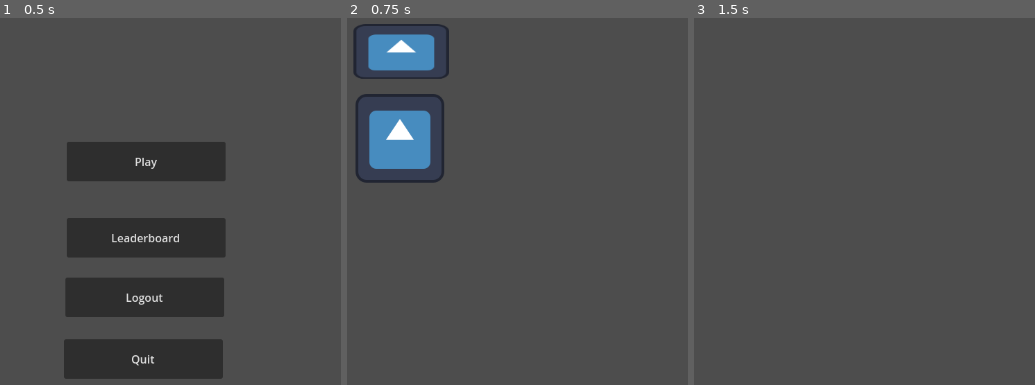
Above: before the commit, frames 1-3 (left to right).
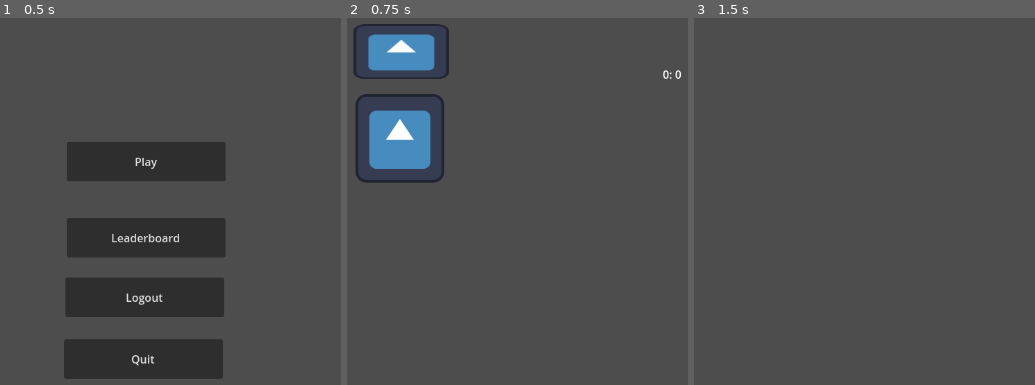
Above: after the commit, the same moments.

Repository: ThyGram/Eksamensprojekt-DDU
Game: Godot game, scene res://main_menu.tscn
Same seed, same stepped clock (60 frames per second), same inputs: the game is played once before the commit and once after it. The engine's default icon, where the game draws it, is replaced by a stand-in: a white triangle on a blue panel in a dark square.
Inputs:
- Up to frame 1 (0.5 s): no input
- Up to frame 2 (0.75 s): click "Play" at 0.5 s
- Up to frame 3 (1.5 s): tap Enter (ui_accept) at 1.25 s; hold D (Right) from 1.28 s (still down)

Frame 1 is identical in both runs. In frame 2, less than 0.1% of the frame differs, in the area x 92-98%, y 14-17%; in frame 3, nothing differs.

Commit message:
Global timer

Diff:
--- a/GodotGame/Player.gd
+++ b/GodotGame/Player.gd
@@ -1,5 +1,4 @@
 extends CharacterBody2D
-
 
 const SPEED : int = 300
 var in_computerRange : bool = false
--- /dev/null
+++ b/GodotGame/main_game_bedroom.gd
@@ -0,0 +1,18 @@
+extends Node2D
+
+var GameWatch : int
+
+# Called when the node enters the scene tree for the first time.
+func _ready():
+	storage.GameTimer.timeout.connect(_on_gametimer_timeout)
+
+func _on_gametimer_timeout():
+	print("!#!WADWAD")
+	GameWatch += 1
+
+	if GameWatch == 420:
+		print("DAY DONE")
+
+# Called every frame. 'delta' is the elapsed time since the previous frame.
+func _process(delta):
+	$GameTimer.text = str(int(GameWatch/60)) + ": " + str(GameWatch % 60)
--- a/GodotGame/main_game_bedroom.tscn
+++ b/GodotGame/main_game_bedroom.tscn
@@ -1,5 +1,6 @@
-[gd_scene load_steps=5 format=3 uid="uid://bl0kwce2fdxm3"]
+[gd_scene load_steps=6 format=3 uid="uid://bl0kwce2fdxm3"]
 
+[ext_resource type="Script" path="res://main_game_bedroom.gd" id="1_cps6x"]
 [ext_resource type="Script" path="res://Player.gd" id="1_un6wh"]
 [ext_resource type="Texture2D" uid="uid://c3sw1px41oine" path="res://icon.svg" id="2_v3xi1"]
 
@@ -10,6 +11,7 @@
 size = Vector2(133, 73)
 
 [node name="MainGame_Bedroom" type="Node2D"]
+script = ExtResource("1_cps6x")
 
 [node name="Player" type="CharacterBody2D" parent="."]
 script = ExtResource("1_un6wh")
@@ -45,5 +47,11 @@
 position = Vector2(409.5, 52.5)
 shape = SubResource("RectangleShape2D_72d7h")
 
+[node name="GameTimer" type="Label" parent="."]
+offset_left = 784.0
+offset_top = 74.0
+offset_right = 910.0
+offset_bottom = 126.0
+
 [connection signal="body_entered" from="CollisionShape2D/Node2D/Area2D" to="Player" method="_on_area_2d_body_entered"]
 [connection signal="body_exited" from="CollisionShape2D/Node2D/Area2D" to="Player" method="_on_area_2d_body_exited"]
--- a/GodotGame/main_menu.gd
+++ b/GodotGame/main_menu.gd
@@ -13,6 +13,7 @@
 
 func _on_play_pressed():
 	storage.GameStarted = true
+	storage.DayStarted = true
 	get_tree().change_scene_to_file("res://main_game_bedroom.tscn")
 
 
--- a/GodotGame/main_menu.tscn
+++ b/GodotGame/main_menu.tscn
@@ -8,6 +8,7 @@
 script = ExtResource("1_pqr06")
 
 [node name="Play" type="Button" parent="."]
+layout_mode = 0
 offset_left = 425.0
 offset_top = 183.0
 offset_right = 654.0
@@ -15,6 +16,7 @@
 text = "Play"
 
 [node name="Leaderboard" type="Button" parent="."]
+layout_mode = 0
 offset_left = 425.0
 offset_top = 293.0
 offset_right = 654.0
@@ -22,6 +24,7 @@
 text = "Leaderboard"
 
 [node name="Logout" type="Button" parent="."]
+layout_mode = 0
 offset_left = 423.0
 offset_top = 379.0
 offset_right = 652.0
@@ -30,6 +33,7 @@
 "
 
 [node name="Quit" type="Button" parent="."]
+layout_mode = 0
 offset_left = 421.0
 offset_top = 468.0
 offset_right = 650.0
--- a/GodotGame/single_ton.gd
+++ b/GodotGame/single_ton.gd
@@ -6,6 +6,11 @@
 var GameStarted : bool = false
 var TimerStarted : bool = false
 var rng = RandomNumberGenerator.new()
+var GameTimerStarted : bool = false
+var DayStarted : bool = false
+var GameWatch : int
+
+var GameTimer = Timer.new()
 
 # First variable is money invested, and second is news boost or not
 var Stocks : Dictionary = {
@@ -17,34 +22,37 @@
 	"InvestedInHCØ" : [0, null]
 	}
 
-var NewsBoost : String
-var NewsKill : String
-
 func _ready():
 	DisplayUsername = storage.DisplayUsername
 	Money = storage.Money
 	Highscore = storage.Highscore
 	GameStarted = storage.GameStarted
 	TimerStarted = storage.TimerStarted
+	DayStarted = storage.DayStarted
+	GameTimerStarted = storage.GameTimerStarted
+	GameWatch = storage.GameWatch
+	GameTimer = storage.GameTimer
 
 	# Stocks
 	Stocks = storage.Stocks
 
+	print("GameSTART")
+	add_child(GameTimer)
+	GameTimer.autostart = true
+	GameTimer.start(1)
 
 func _process(delta):
 	if (GameStarted and !TimerStarted):
 		print("START")
 		var timer = Timer.new()
 		add_child(timer)
-		timer.wait_time = 60
 		timer.autostart = true
 		timer.timeout.connect(_on_timer_timeout)
+		timer.start(60)
 		TimerStarted = true
 
-
-
 func _on_timer_timeout():
-	var Increment
+	var Increment : float = 0
 	for key in Stocks:
 		var randomNumber = rng.randi_range(1,200)
 		if randomNumber == 100 and Stocks[key][1] == null:
Empty file added: GodotGame/Node.gd
